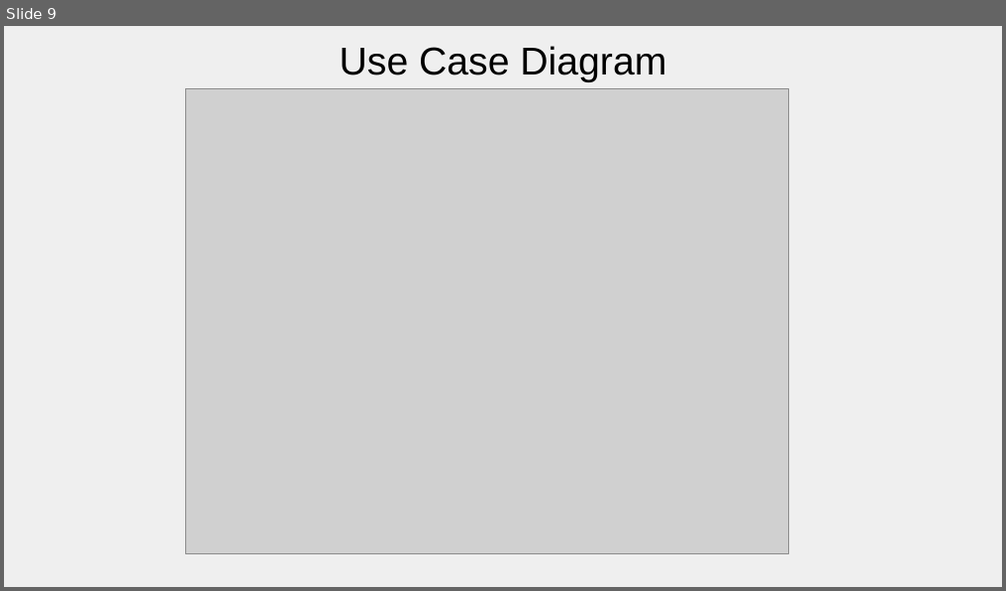
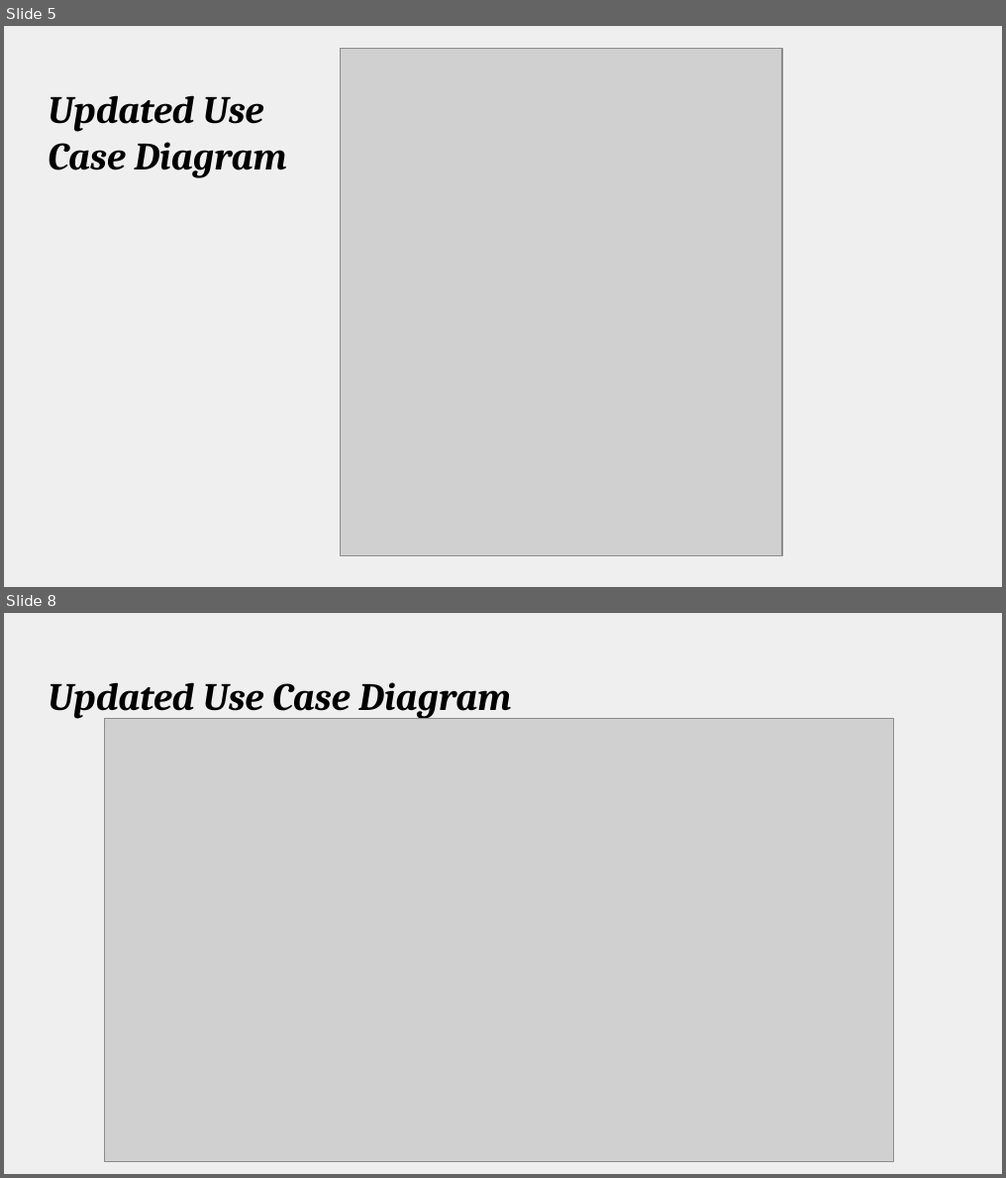
Before and after one commit to amgunden/cs414-f17-301-chessire-coders, a slide deck: documentation/Presentation.pptx. Shown one above the other, each under a label of ours: slide 9 before the commit, slides 5 and 8 after it; the slides between them are not shown. The pictures are 1006x591 and 1006x1178 pixels, drawn with LibreOffice and Linux fonts; fonts in the diff are those of the drawing; grey boxes stand for pictures. Boxes give left, top, right and bottom in pixels: in the first picture for what was removed or moved away, otherwise in the second. Text is boxed around its words. In the diff, an @@ line names an element or a change of style, - is before the commit and + after.

```diff
--- a/documentation/Presentation.pptx
+++ b/documentation/Presentation.pptx
@@ slide 8 added at [4,613,1002,1174], background #EFEFEF @@
@@ title added at [48,682,511,719], 28 pt, text #000000, bold, italic @@
+Updated Use Case Diagram
@@ picture added at [105,719,893,1161] @@
@@ what was slide 9 is now slide 5 @@
@@ slide 5 changed as well @@
@@ picture: place and size @@
-picture at [185,89,788,555]
+picture at [341,48,782,556]
@@ title at [48,95,287,178]: text changed; font Arial to Cambria; bold on; italic on @@
-Use Case Diagram
+Updated Use
+Case Diagram
```
Also in this commit, not shown: 2 other slides changed, 7 other slides added, 8 slides removed, 1 other file.
